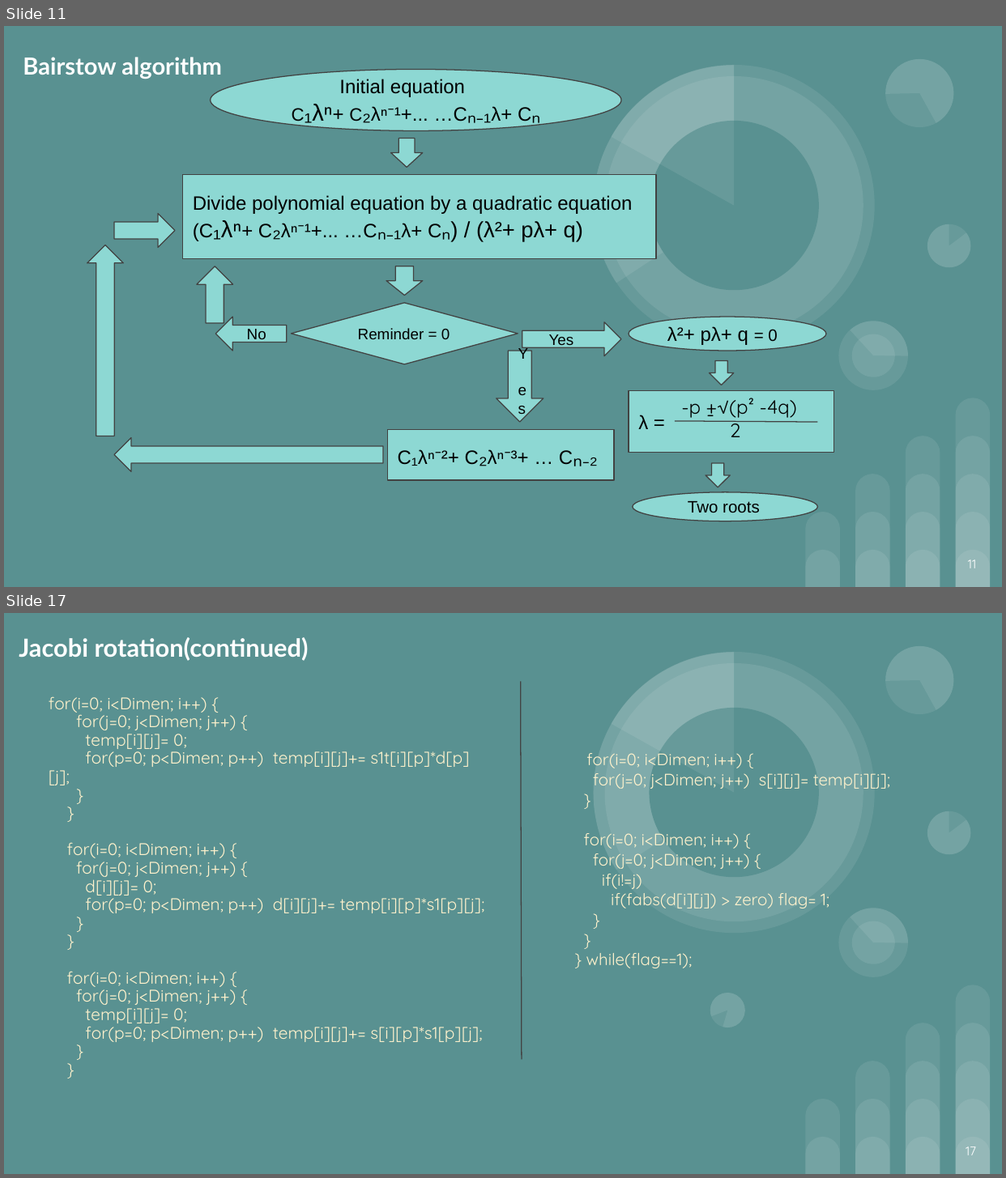
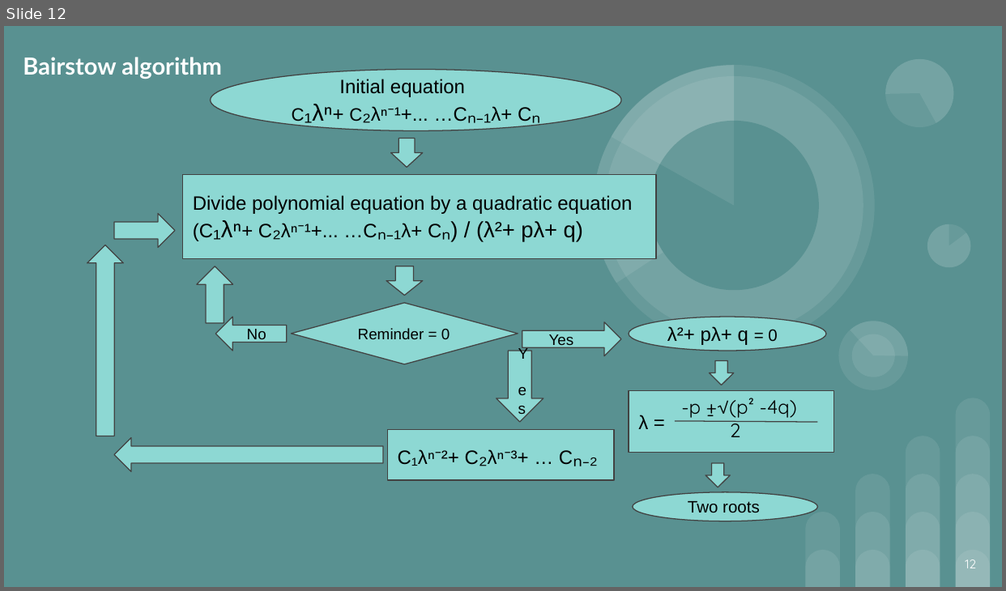
Before and after one commit to Juriez/SPL-1, a slide deck: Final Slide.pptx. Shown one above the other, each under a label of ours: slides 11 and 17 before the commit, slide 12 after it; the slides between them are not shown. The pictures are 1006x1178 and 1006x591 pixels, drawn with LibreOffice and Linux fonts; fonts in the diff are those of the drawing. Boxes give left, top, right and bottom in pixels: in the first picture for what was removed or moved away, otherwise in the second. Text is boxed around its words. In the diff, an @@ line names an element or a change of style, - is before the commit and + after.

```diff
--- a/Final Slide.pptx
+++ b/Final Slide.pptx
@@ slide 17 removed at [4, 613, 1002, 1174], background #599191; not listed: 26 template elements that a slide beside it also shows @@
@@ title removed at [19, 637, 309, 661] @@
-Jacobi rotation(continued)
@@ line removed from (521, 682) to (522, 1060) @@
@@ subtitle removed at [49, 696, 485, 1042] @@
-for(i=0; i<Dimen; i++) {
-for(j=0; j<Dimen; j++) {
-temp[i][j]= 0;
-for(p=0; p<Dimen; p++) temp[i][j]+= s1t[i][p]*d[p][j];
-}
-}
-for(i=0; i<Dimen; i++) {
-for(j=0; j<Dimen; j++) {
-d[i][j]= 0;
-for(p=0; p<Dimen; p++) d[i][j]+= temp[i][p]*s1[p][j];
-}
-}
-for(i=0; i<Dimen; i++) {
-for(j=0; j<Dimen; j++) {
-temp[i][j]= 0;
-for(p=0; p<Dimen; p++) temp[i][j]+= s[i][p]*s1[p][j];
-}
-}
@@ text removed at [584, 753, 890, 969] @@
-for(i=0; i<Dimen; i++) {
-for(j=0; j<Dimen; j++) s[i][j]= temp[i][j];
-}
-for(i=0; i<Dimen; i++) {
-for(j=0; j<Dimen; j++) {
-if(i!=j)
-if(fabs(d[i][j]) > zero) flag= 1;
-}
-}
-} while(flag==1);
@@ ellipse removed at [706, 989, 750, 1033] @@
@@ pie slice (boxed as its full ellipse) removed at [706, 989, 750, 1033] @@
@@ page number removed at [965, 1147, 976, 1156] @@
-17
@@ what was slide 11 is now slide 12 @@
@@ page number at [965, 560, 976, 569]: text changed @@
-11
+12
```
Also in this commit, not shown: 13 slides changed, 1 slide added, 3 other slides removed.
